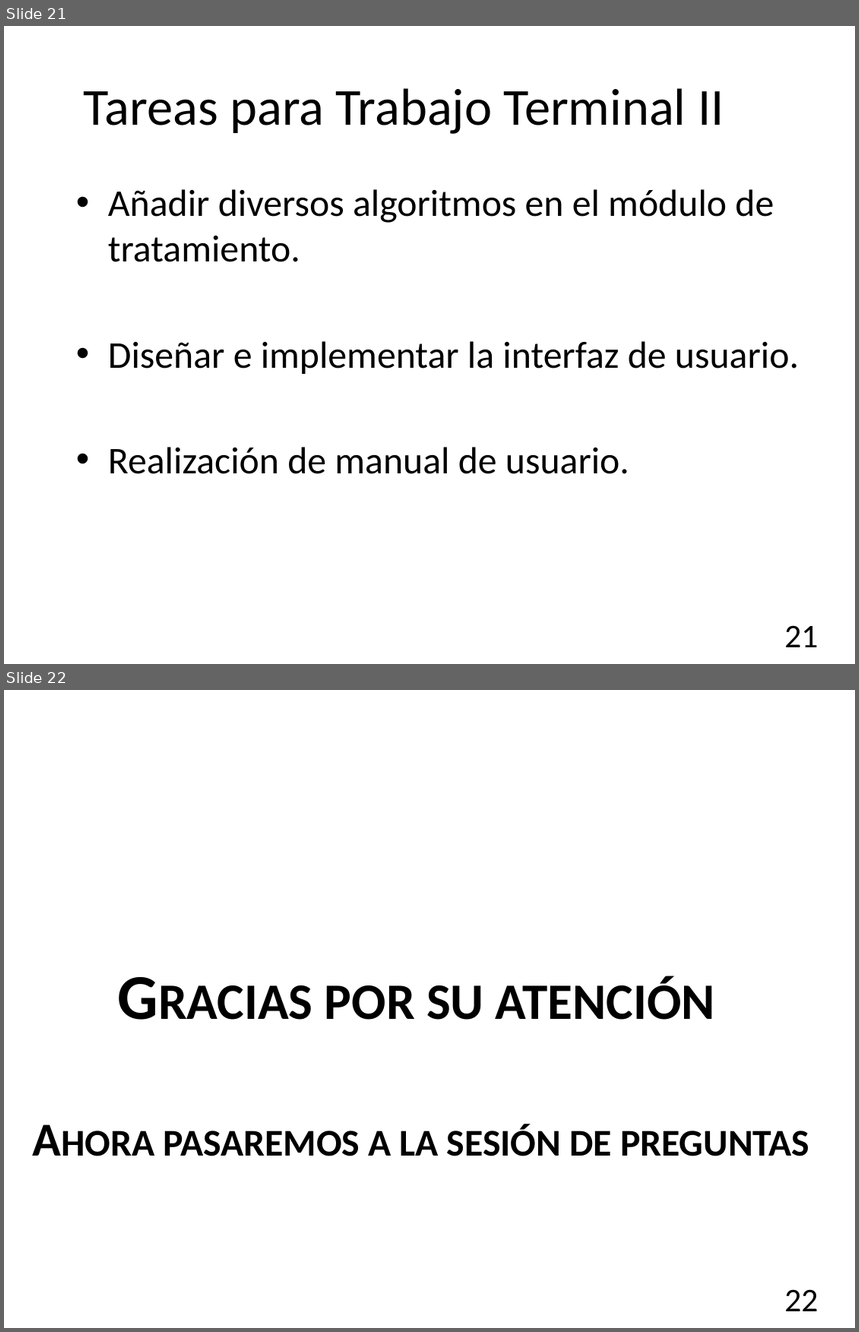
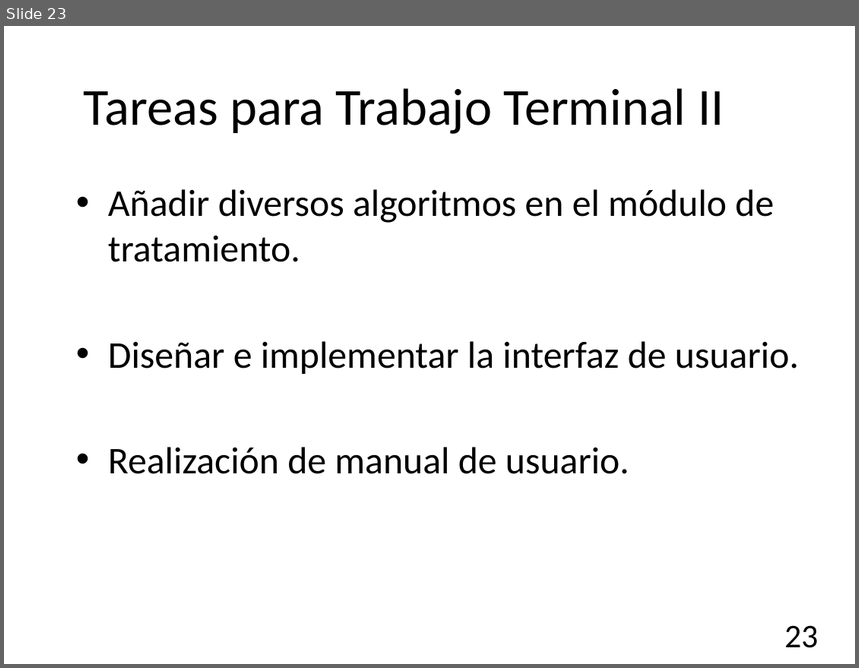
Before and after one commit to garo9521/Trabajo-Terminal, a slide deck: Documento/Presentación.pptx. Shown one above the other, each under a label of ours: slides 21 and 22 before the commit, slide 23 after it. The pictures are 859x1332 and 859x668 pixels, drawn with LibreOffice and Linux fonts; fonts in the diff are those of the drawing; background and template pictures are left out. Boxes give left, top, right and bottom in pixels: in the first picture for what was removed or moved away, otherwise in the second. Text is boxed around its words. In the diff, an @@ line names an element or a change of style, - is before the commit and + after.

```diff
--- a/Documento/Presentación.pptx
+++ b/Documento/Presentación.pptx
@@ slide 22 removed at <box>4,690,855,1328</box>, background picture (left out) @@
@@ title removed at <box>163,977,810,1157</box> @@
-Gracias por su atención
-Ahora pasaremos a la sesión de preguntas
@@ page number removed at <box>785,1290,818,1312</box> @@
-22
@@ what was slide 21 is now slide 23 @@
@@ page number at <box>785,626,818,648</box>: text changed @@
-21
+23
```
Also in this commit, not shown: 9 slides changed, 2 slides added, 17 other files.
